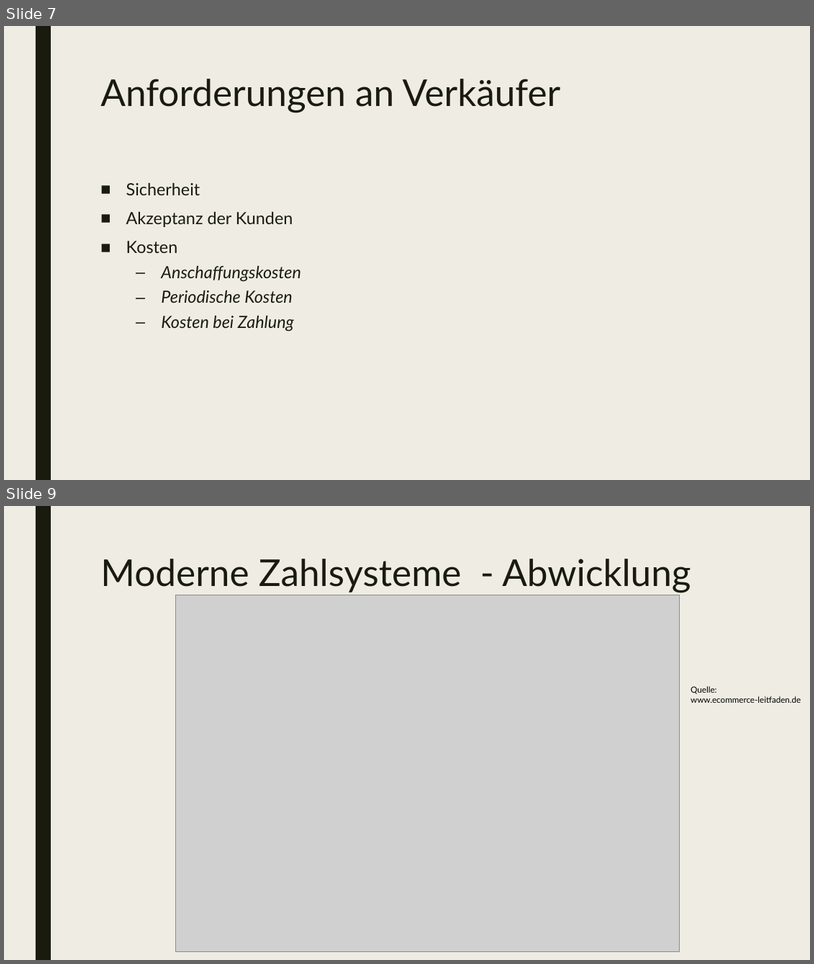
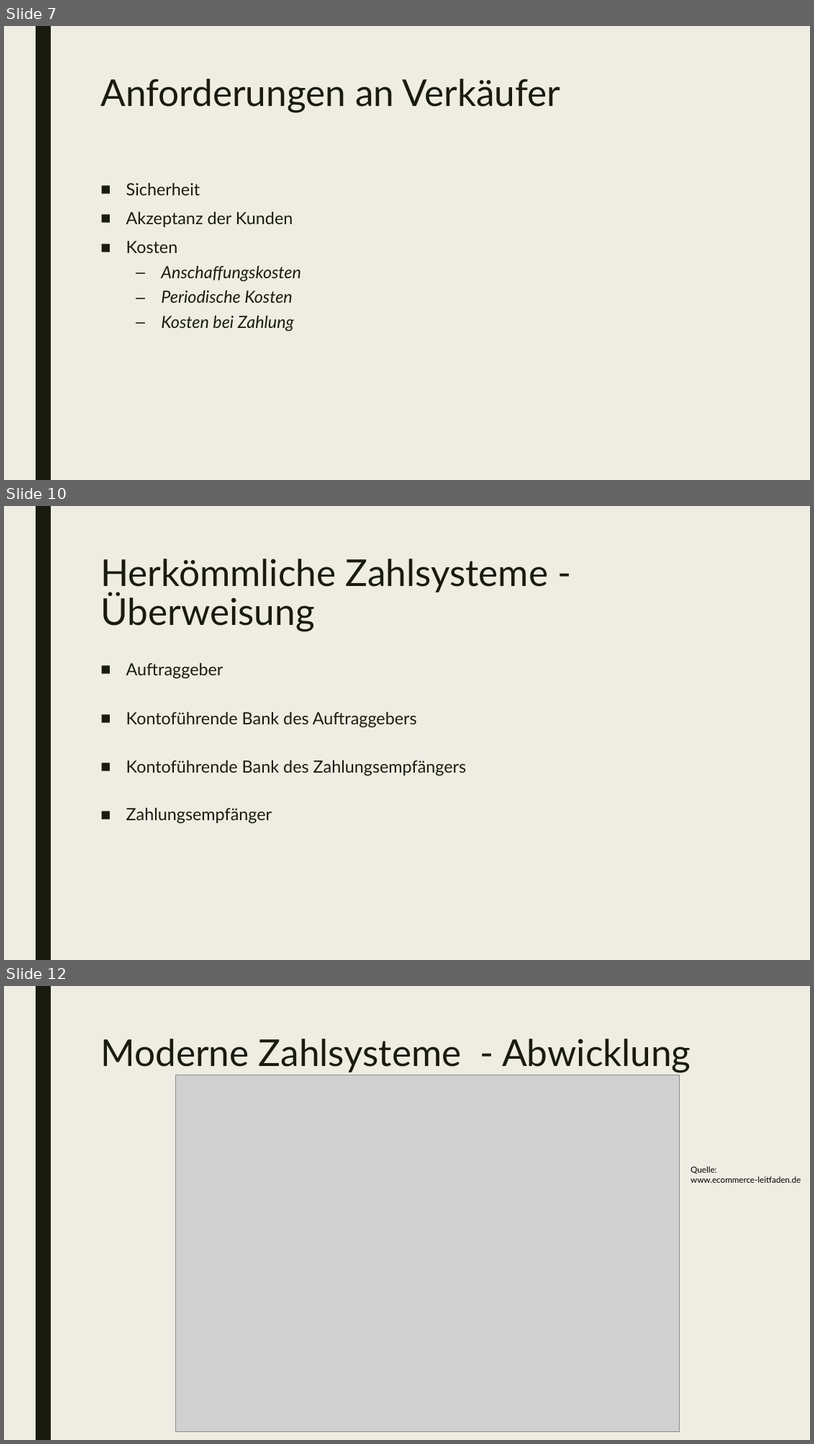
Before and after one commit to mwoelfer-tgm/ethik_presentation, a slide deck: presentation/Zahlungssysteme.pptx. Shown one above the other, each under a label of ours: slides 7 and 9 before the commit, slides 7, 10 and 12 after it; the slides between them are not shown. The pictures are 814x964 and 814x1444 pixels, drawn with LibreOffice and Linux fonts; fonts in the diff are those of the drawing; grey boxes stand for pictures. Boxes give left, top, right and bottom in pixels: in the first picture for what was removed or moved away, otherwise in the second. Text is boxed around its words. In the diff, an @@ line names an element or a change of style, - is before the commit and + after.

```diff
--- a/presentation/Zahlungssysteme.pptx
+++ b/presentation/Zahlungssysteme.pptx
@@ slide 10 added at [4, 506, 810, 960], background #EFEDE3; not listed: 1 template element that a slide beside it also shows @@
@@ title added at [100, 559, 549, 632], 44 pt, text #191B0E @@
+Herkömmliche Zahlsysteme - Überweisung
@@ text added at [126, 662, 467, 824], 20 pt, text #191B0E @@
+■ Auftraggeber
+■ Kontoführende Bank des Auftraggebers
+■ Kontoführende Bank des Zahlungsempfängers
+■ Zahlungsempfänger
@@ what was slide 9 is now slide 12 @@
```
Also in this commit, not shown: 1 slide changed, 8 other slides added, 1 slide removed, 1 other file.
